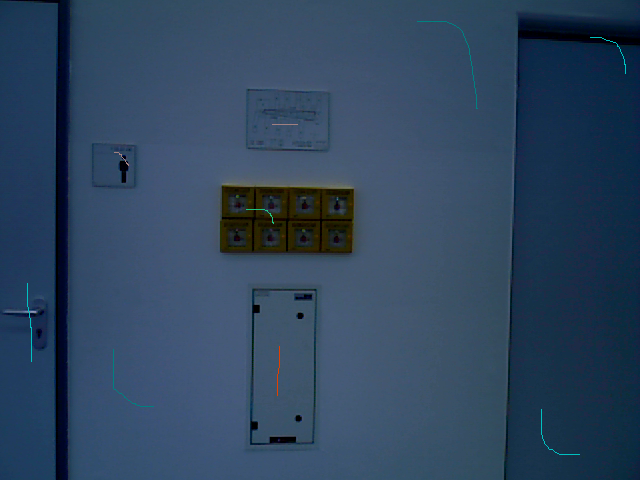
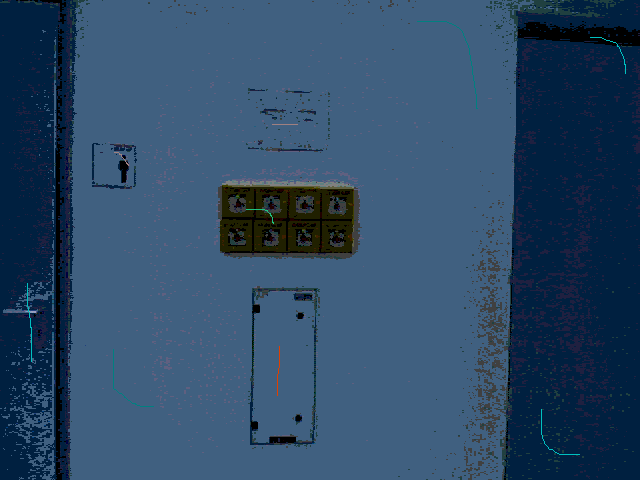
Layers edited between the first and the second 640 × 480 image:
painted on "17_randomLow.png" over [0, 0, 640, 480]
